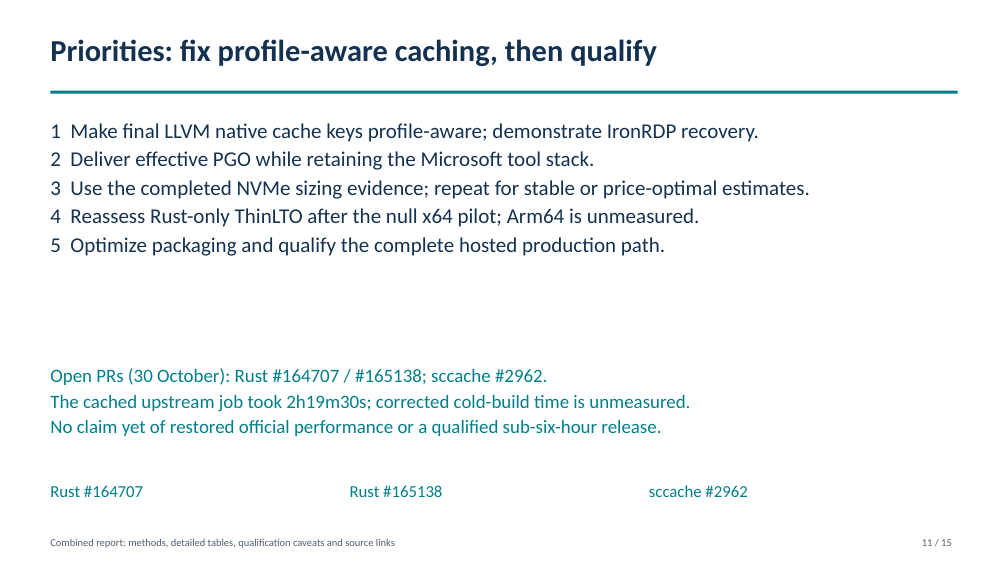
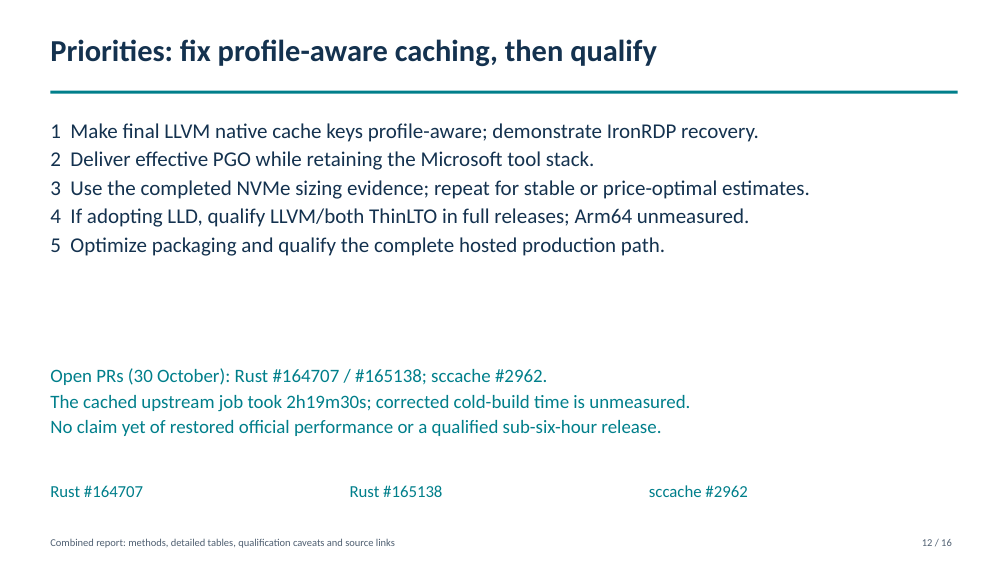
Before and after one commit to marcpems/IronRDP-ci-benchmark, a slide deck: slide 12 of ci-benchmark/matched-release/Rust-Optimization-Summary-Published.pptx (slide 11 before the commit). Drawn at 1008x567 pixels with LibreOffice and Linux fonts; fonts in the diff are those of the drawing. Boxes give left, top, right and bottom in pixels: in the first picture for what was removed or moved away, otherwise in the second. Text is boxed around its words. In the diff, an @@ line names an element or a change of style, - is before the commit and + after.

```diff
--- a/ci-benchmark/matched-release/Rust-Optimization-Summary-Published.pptx
+++ b/ci-benchmark/matched-release/Rust-Optimization-Summary-Published.pptx
@@ text at (x1=50, y1=208, x2=750, y2=227): text changed @@
-4 Reassess Rust-only ThinLTO after the null x64 pilot; Arm64 is unmeasured.
+4 If adopting LLD, qualify LLVM/both ThinLTO in full releases; Arm64 unmeasured.
@@ text at (x1=922, y1=539, x2=952, y2=546): text changed @@
-11 / 15
+12 / 16
```
Also in this commit, not shown: 14 other slides changed, 1 slide added, 8 other files.
